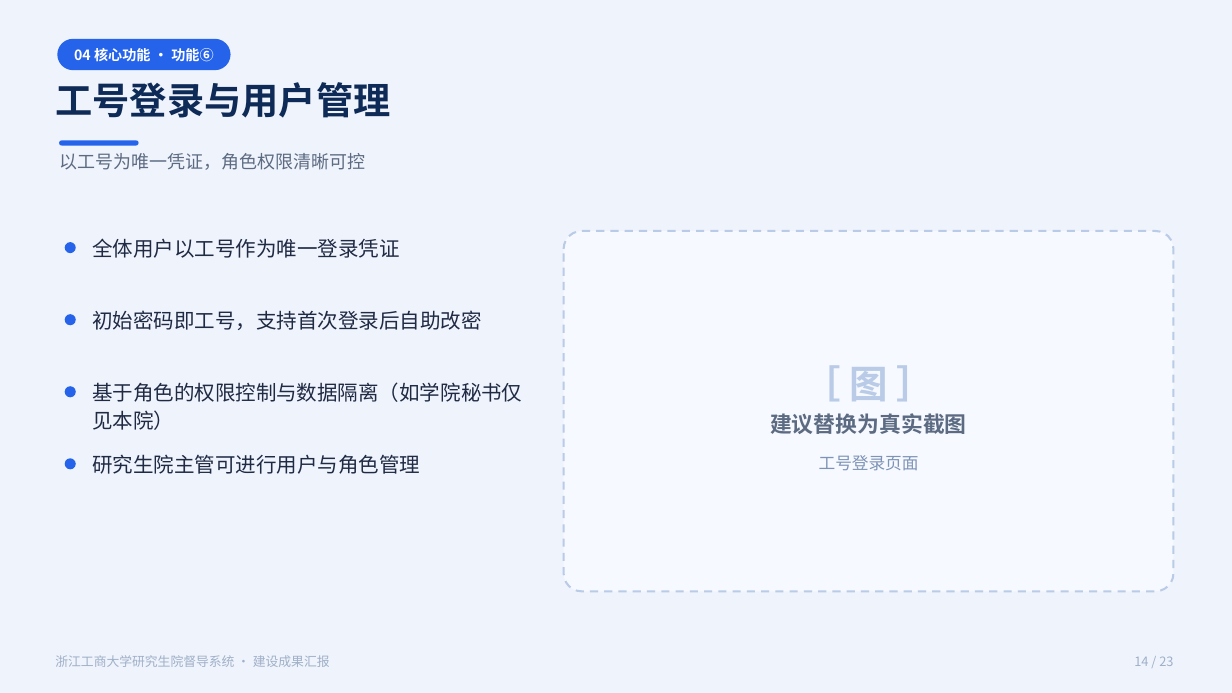
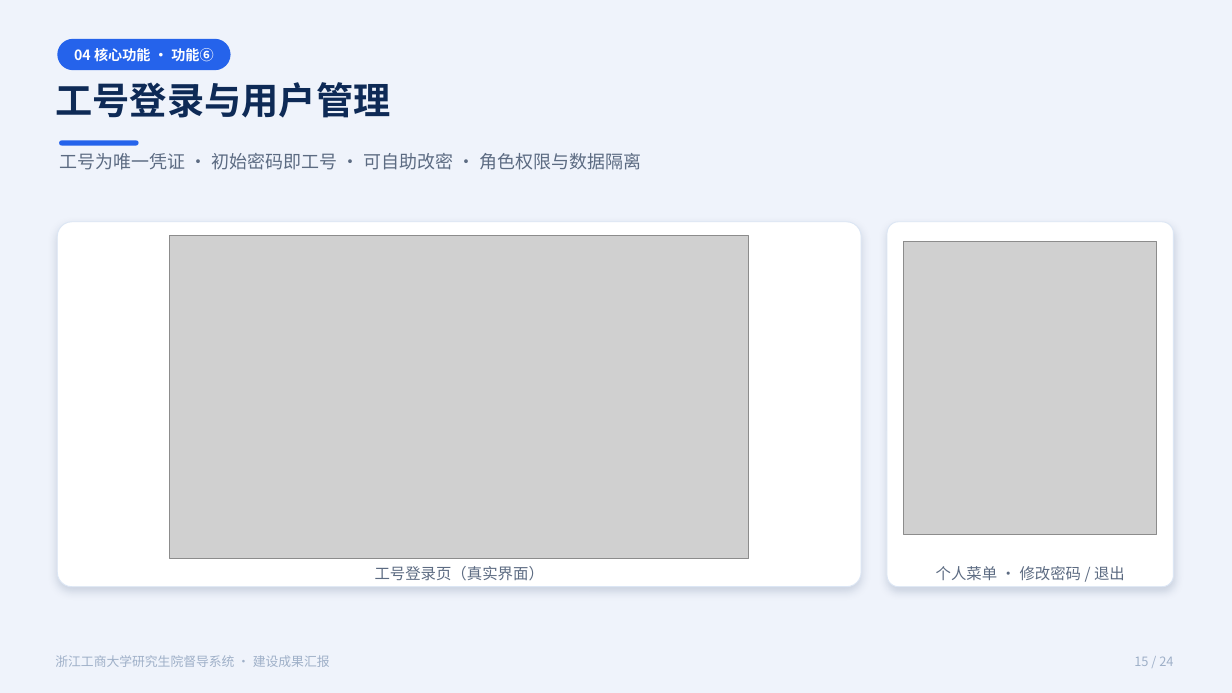
Before and after one commit to 1739467001-svg/example-of-report, a slide deck: slide 15 of slides/督导系统建设成果汇报.pptx (slide 14 before the commit). Drawn at 1232x693 pixels with LibreOffice and Linux fonts; fonts in the diff are those of the drawing; grey boxes stand for pictures. Boxes give left, top, right and bottom in pixels: in the first picture for what was removed or moved away, otherwise in the second. Text is boxed around its words. In the diff, an @@ line names an element or a change of style, - is before the commit and + after.

```diff
--- a/slides/督导系统建设成果汇报.pptx
+++ b/slides/督导系统建设成果汇报.pptx
@@ text at [59,153,642,170]: text changed @@
-以工号为唯一凭证，角色权限清晰可控
+工号为唯一凭证 · 初始密码即工号 · 可自助改密 · 角色权限与数据隔离
@@ rounded rectangle added at [57,222,861,587], fill #FFFFFF, outline #DCE6F4 0.75 pt @@
@@ text removed at [92,238,399,258] @@
-全体用户以工号作为唯一登录凭证
@@ picture added at [170,236,750,559] @@
@@ rounded rectangle removed at [564,231,1174,592] @@
@@ rounded rectangle added at [887,222,1174,587], fill #FFFFFF, outline #DCE6F4 0.75 pt @@
@@ ellipse removed at [65,242,76,253] @@
@@ picture added at [904,241,1157,535] @@
@@ ellipse removed at [65,314,76,325] @@
@@ text removed at [92,310,481,330] @@
-初始密码即工号，支持首次登录后自助改密
@@ ellipse removed at [65,386,76,397] @@
@@ text removed at [92,382,522,430] @@
-基于角色的权限控制与数据隔离（如学院秘书仅见本院）
@@ text removed at [849,367,887,401] @@
-［ 图 ］
@@ text removed at [770,413,967,434] @@
-建议替换为真实截图
@@ ellipse removed at [65,458,76,470] @@
@@ text removed at [92,454,420,474] @@
-研究生院主管可进行用户与角色管理
@@ text at [375,566,544,581]: text changed; size 13 to 12 pt; text colour #7E93B5 to #5C6B82 @@
-工号登录页面
+工号登录页（真实界面）
@@ text added at [936,566,1125,580], 12 pt, text #5C6B82 @@
+个人菜单 · 修改密码 / 退出
@@ text at [1134,656,1173,666]: text changed @@
-14 / 23
+15 / 24
```
Also in this commit, not shown: 20 other slides changed, 1 slide added, 16 other files.
